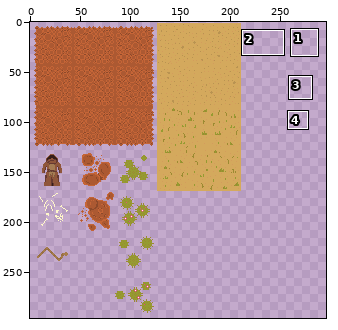
One commit to this sprite sheet: tileset.png. The first picture is a wide view before the edit; the outline marks the close-up.
Close-up. Before the commit:
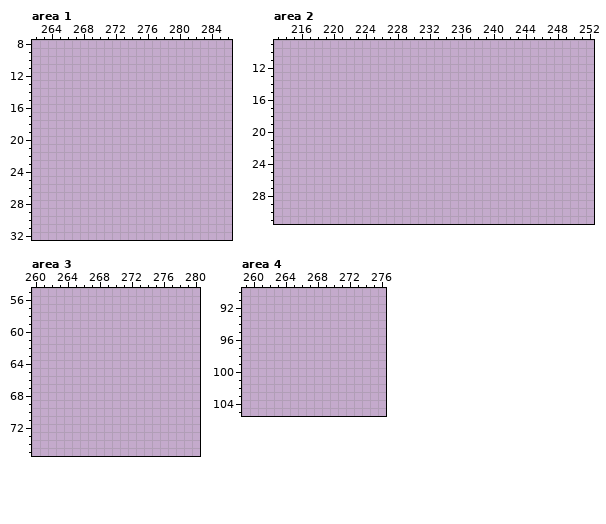
The file is 296x296 pixels. Shown: area 1: x 262..286, y 8..32; area 2: x 213..252, y 9..31; area 3: x 260..280, y 55..75; area 4: x 259..276, y 90..105. The commit also changed other parts of the picture, which this record leaves out.
Palette (. is transparent): 
The result:
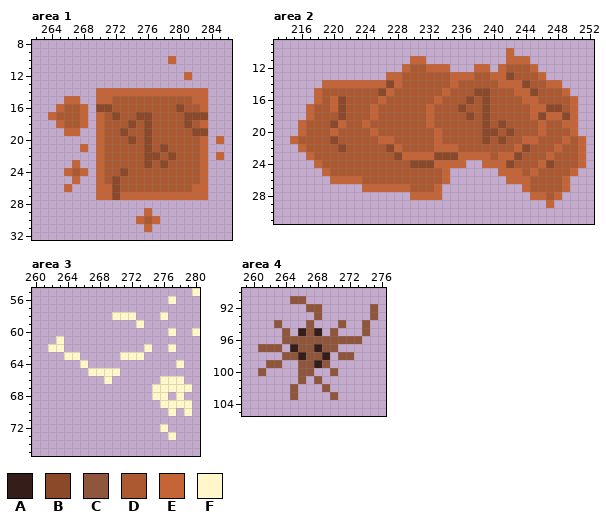
Colours new in this view: A #351e19  B #8c492a  C #8f563b  D #ac5932  E #c56537  F #fff7c9
Edits made:
Changed rows in their new state; - is an unchanged pixel.
Area 1:
first column x 264:
10 ---------------E------
12 -----------------E----
14 ------EEEEEEEEEEEEEE--
15 --EE--EEDDDDDDDDDDEE--
16 -EDDE-BBDDDDDDDDBDDE--
17 EDDDE-EDBDDBBDDDDBBB--
18 -EDDE-EDDDBDBDDDDBDE--
19 --EE--EDDBDDBDDDDDBB--
20 ------EDDDBDBDDDDDDE-E
21 ----E-EDDDDDBDBDDDDE--
22 ------EDDDDDBBDBDDDE-E
23 ---E--EDDDDDBDBDDDDE--
24 --EDE-EDDBDDDDDDDDDE--
25 ---E--EDBDDDDDDDDDDE--
26 --E---EEBDDDDDDDDDEE--
27 ------EEBEEEEEEEEEEE--
29 ------------E---------
30 -----------EDE--------
31 ------------E---------
Area 2:
first column x 215:
10 ---------------------------E---------
11 ---------------EE----------EEE-------
12 --------------EDDEEE---EE-EDDDE------
13 ------------EEDDDDDDEEEDDEEBDDDE-----
14 ----EEEEEEEEBEDDDDDDEDDDDDEEEBDDEE---
15 ---EDDDDDDDBEDDDDDDEDDDBBDDDEEBDDDE--
16 ---EDEBDDDDEDDDDDDEDDDBDBDDDDEEDDDDE-
17 --EDDEBDDDEDDDDDDEDDDBDDBDDDDDEEBBDE-
18 --EDDDBDDDEDDDDDDEDDDDBDBDDDDDEBEEBE-
19 -EDDDBEDDEDDDDDDDEDDDDDDBDBDDDDEDDEE-
20 -EDDDEDDDDEDDDDDDDEDDDDDBBDBDDDEDDDE-
21 EDDDDBDDDDDEEDDDDDEDDDDDBDBDDEEDDDEDE
22 -EDDDDBDDDDDBEDDDDEEEDDDDDDDEBDDDEDDE
23 --EDDDDDDDDDDBEEEEBBBEEEEDEEBDDDEDDDE
24 ---EDDDDDDDDDDDBBBEEEE--EEEBDDDEBDDDE
25 ----EDDDDDDDDDDDDDDE------EEEDEDDDDE-
26 -----EEEEDDDDDDDDDDE-------EEEDDDDE--
27 ---------EEEEEEDDDE----------EDDDDE--
28 ---------------EEEE-----------EEDE---
29 --------------------------------E----
Area 3:
first column x 262:
55 ------------------F
56 ---------------F---
58 --------FFF---F----
59 -----------F-------
60 ---------------F--F
61 -F-----------------
62 FF----------F--F---
63 --FF-----FFF-------
64 ----F-----------F--
65 -----FFFF----------
66 -------F------FFF--
67 -------------FFFFF-
68 -------------FF-F--
69 --------------FFFF-
70 ---------------F-F-
72 --------------F----
73 ---------------F---
Area 4:
first column x 261:
 91 ----CC---------
 92 ------CC------C
 93 -------C------C
 94 --C---C---C--C-
 95 ---C-ACA-C---C-
 96 ---CCCCCCCCCC--
 97 CCC-ACCACC-----
 98 ---CCACCA-CC---
 99 -CC--CCAC------
100 C----CC--C-----
101 -----C-C-------
102 ----C---C------
103 ----C----C-----
